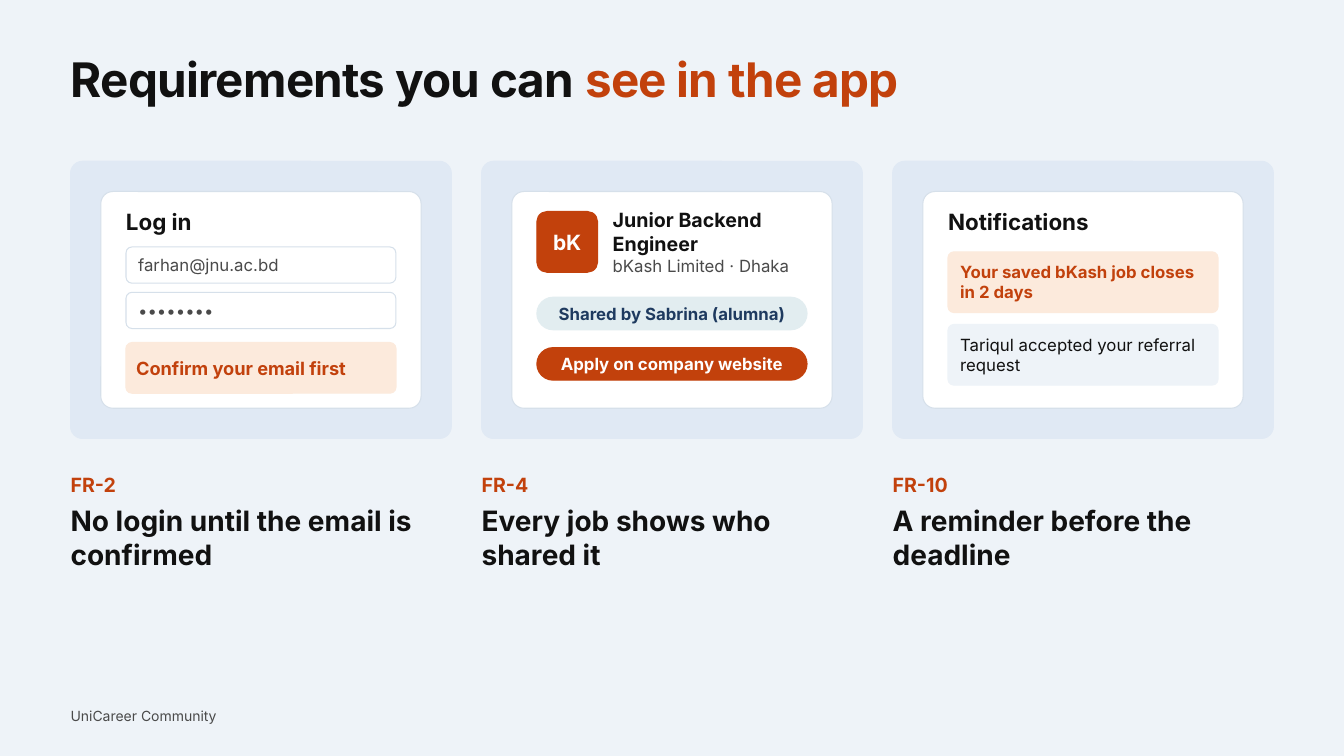
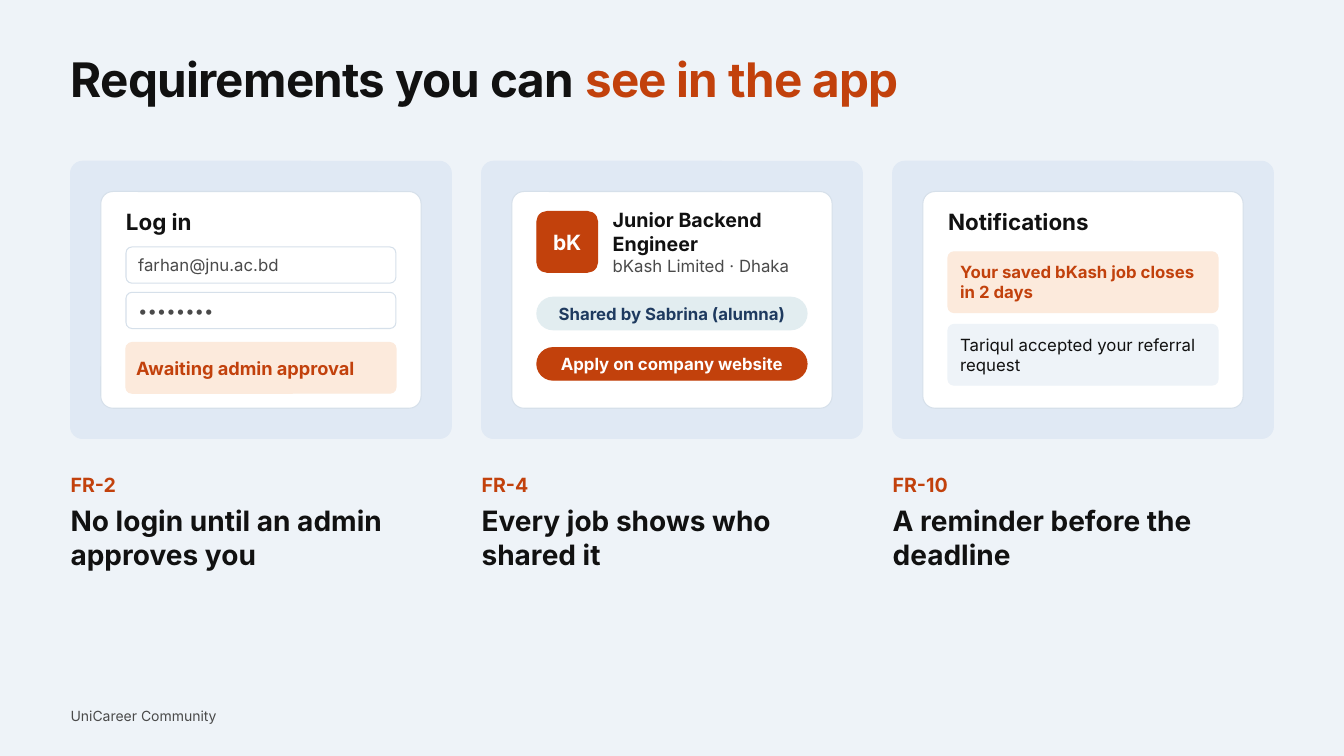
Before and after one commit to sooooojib/CAMPUS_JOB_HUNTING, a slide deck: slide 8 of presentation/UniCareer_Chapter2.pptx. Drawn at 1344x756 pixels with LibreOffice and Linux fonts; fonts in the diff are those of the drawing. Boxes give left, top, right and bottom in pixels: in the first picture for what was removed or moved away, otherwise in the second. Text is boxed around its words. In the diff, an @@ line names an element or a change of style, - is before the commit and + after.

Commit message:
docs: align all architectural, security, API, and workflow docs with two-stage verification and approval lifecycle

```diff
--- a/presentation/UniCareer_Chapter2.pptx
+++ b/presentation/UniCareer_Chapter2.pptx
@@ text at (136, 361, 354, 379): text changed @@
-Confirm your email first
+Awaiting admin approval
@@ text at (71, 509, 382, 571): text changed @@
-No login until the email is confirmed
+No login until an admin approves you
```
Also in this commit, not shown: 1 other slide changed, 19 other files.
